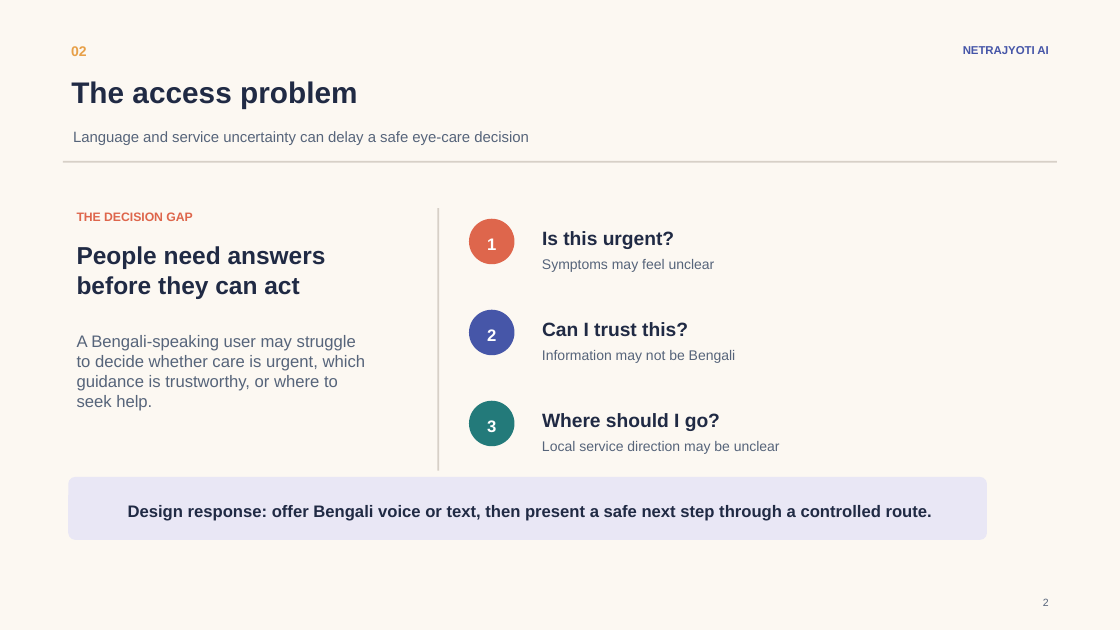
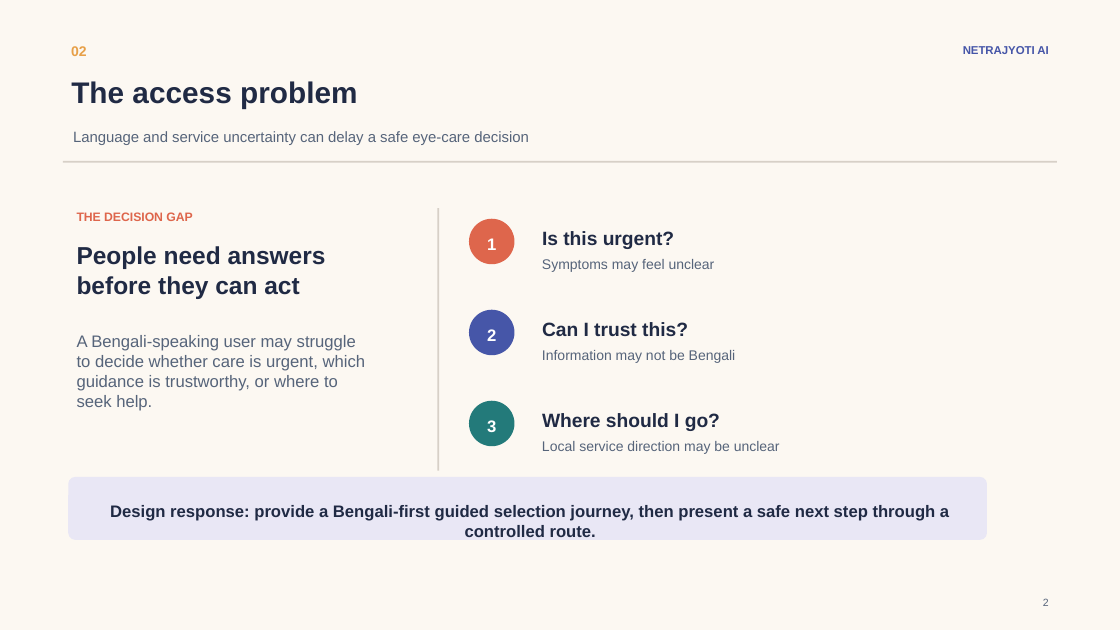
Before and after one commit to rahulkarcj/netrajyoti-ai-mvp, a slide deck: slide 2 of docs/presentation/NetraJyoti_AI_Capstone_Demo_Deck.pptx. Drawn at 1120x630 pixels with LibreOffice and Linux fonts; fonts in the diff are those of the drawing. Boxes give left, top, right and bottom in pixels: in the first picture for what was removed or moved away, otherwise in the second. Text is boxed around its words. In the diff, an @@ line names an element or a change of style, - is before the commit and + after.

Commit message:
Refine presentation flow and messaging

```diff
--- a/docs/presentation/NetraJyoti_AI_Capstone_Demo_Deck.pptx
+++ b/docs/presentation/NetraJyoti_AI_Capstone_Demo_Deck.pptx
@@ text at <box>110,505,949,537</box>: text changed @@
-Design response: offer Bengali voice or text, then present a safe next step through a controlled route.
+Design response: provide a Bengali-first guided selection journey, then present a safe next step through a controlled route.
```
Also in this commit, not shown: 1 other file.
